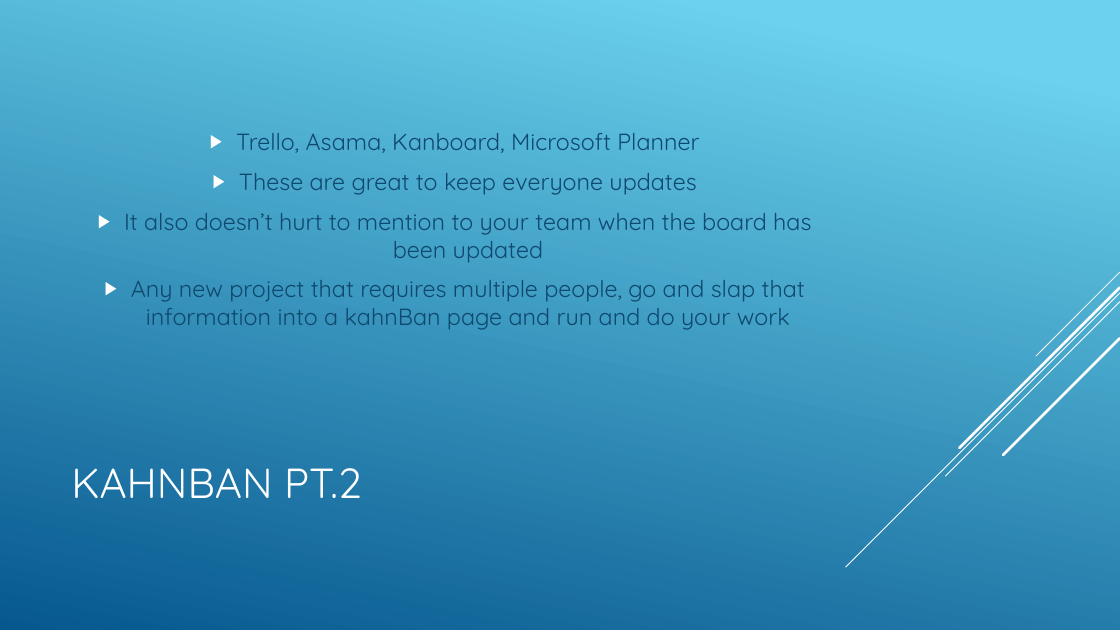
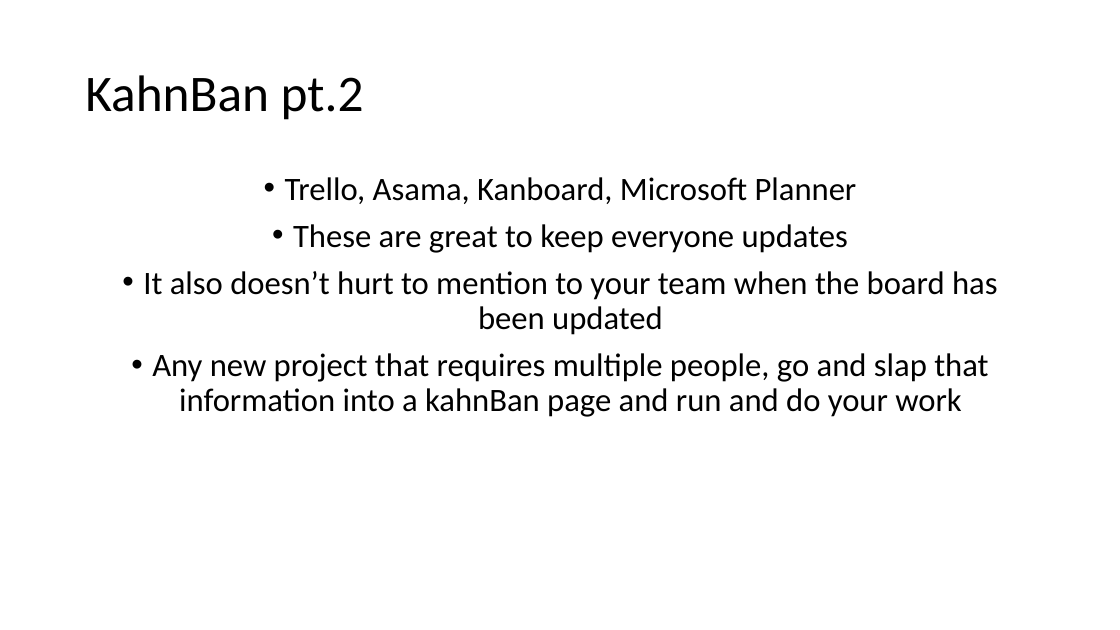
Before and after one commit to csmith1188/docpacs2122, a slide deck: slide 5 of docpac_mar18/Presentation.pptx. Drawn at 1120x630 pixels with LibreOffice and Linux fonts; fonts in the diff are those of the drawing. Boxes give left, top, right and bottom in pixels: in the first picture for what was removed or moved away, otherwise in the second. Text is boxed around its words. In the diff, an @@ line names an element or a change of style, - is before the commit and + after.

```diff
--- a/docpac_mar18/Presentation.pptx
+++ b/docpac_mar18/Presentation.pptx
@@ background gradient #6ED2EB to #06588E to #FFFFFF @@
@@ title at <box>85,75,364,120</box>: text changed; size 36 to 44 pt; font Quicksand to Calibri; text colour #FFFFFF to #000000 @@
-KAHNBAN PT.2
+KahnBan pt.2
@@ text "Trello, Asama, Kanboard, Microsoft Planner": place and size @@
-text "Trello, Asama, Kanboard, Microsoft Planner" at <box>124,133,811,330</box>
+text "Trello, Asama, Kanboard, Microsoft Planner" at <box>143,177,998,417</box>
@@ text "Trello, Asama, Kanboard, Microsoft Planner" at <box>143,177,998,417</box>: size 20 to 28 pt, font Quicksand to Calibri, text colour #0F496F to #000000; bullet ▶ to •; line spacing 1 to 0.9; vertical alignment middle to top @@
@@ group removed at <box>846,272,1120,567</box>: 5 lines @@
```
Also in this commit, not shown: 11 other slides changed, 1 slide added, 1 slide removed.
